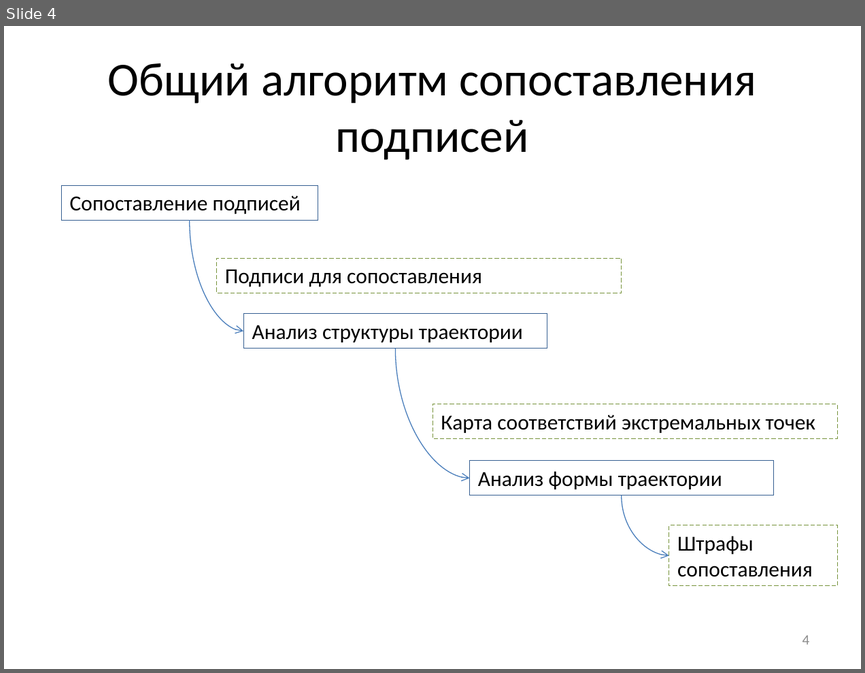
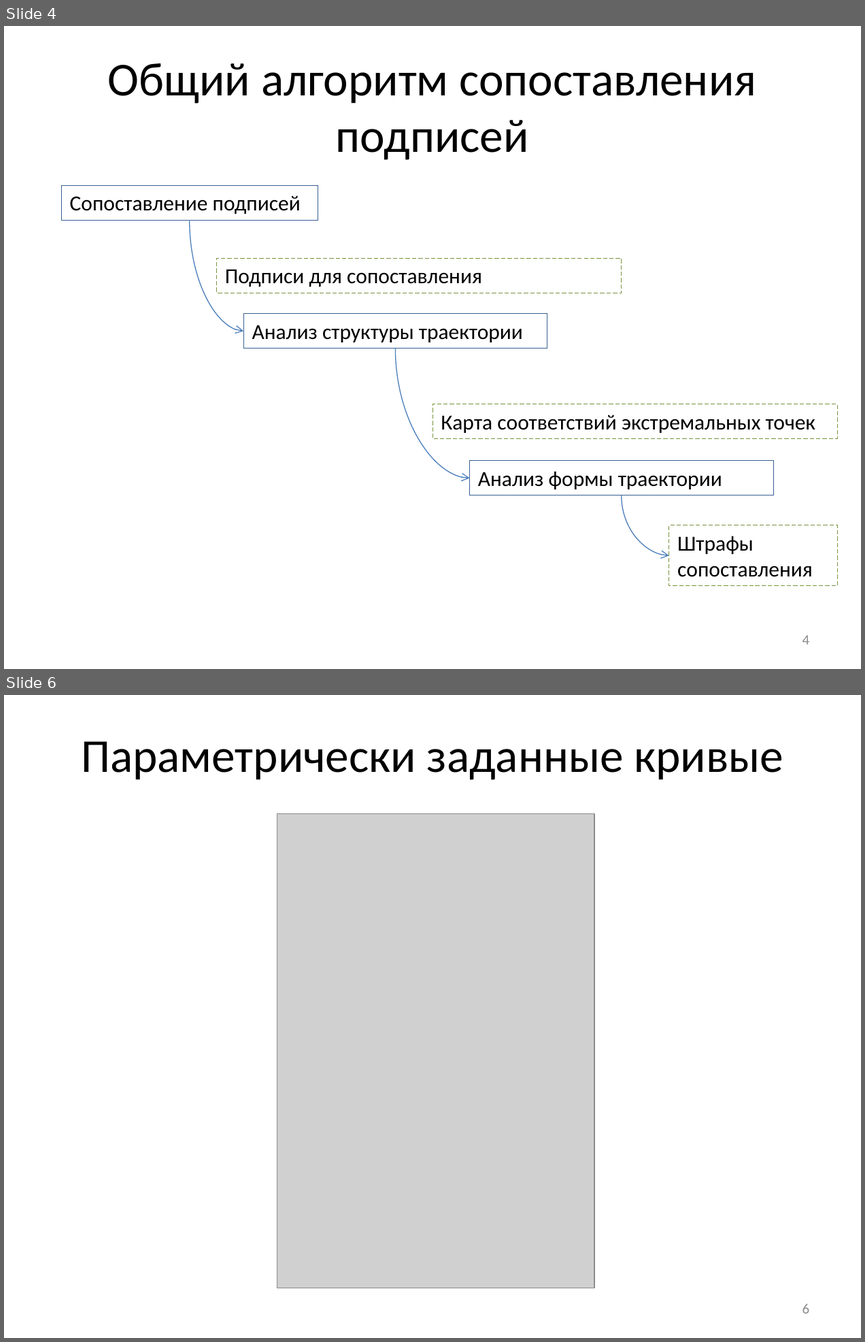
Before and after one commit to ilionsd/explanatory_note, a slide deck: Диплом.Презентация.pptx. Shown one above the other, each under a label of ours: slide 4 before the commit, slides 4 and 6 after it; the slides between them are not shown. The pictures are 865x673 and 865x1342 pixels, drawn with LibreOffice and Linux fonts; fonts in the diff are those of the drawing; grey boxes stand for pictures. Boxes give left, top, right and bottom in pixels: in the first picture for what was removed or moved away, otherwise in the second. Text is boxed around its words. In the diff, an @@ line names an element or a change of style, - is before the commit and + after.

```diff
--- a/Диплом.Презентация.pptx
+++ b/Диплом.Презентация.pptx
@@ slide 6 added at [4,695,861,1338], background #FFFFFF @@
@@ text added at [81,741,783,780], 39.6 pt, text #000000 @@
+Параметрически заданные кривые
@@ picture added at [277,814,594,1288] @@
@@ page number added at [802,1304,810,1313], 12 pt, text #8C8C8C @@
+6
```
Also in this commit, not shown: 4 slides changed, 2 other slides added, 2 slides removed, 8 other files.
